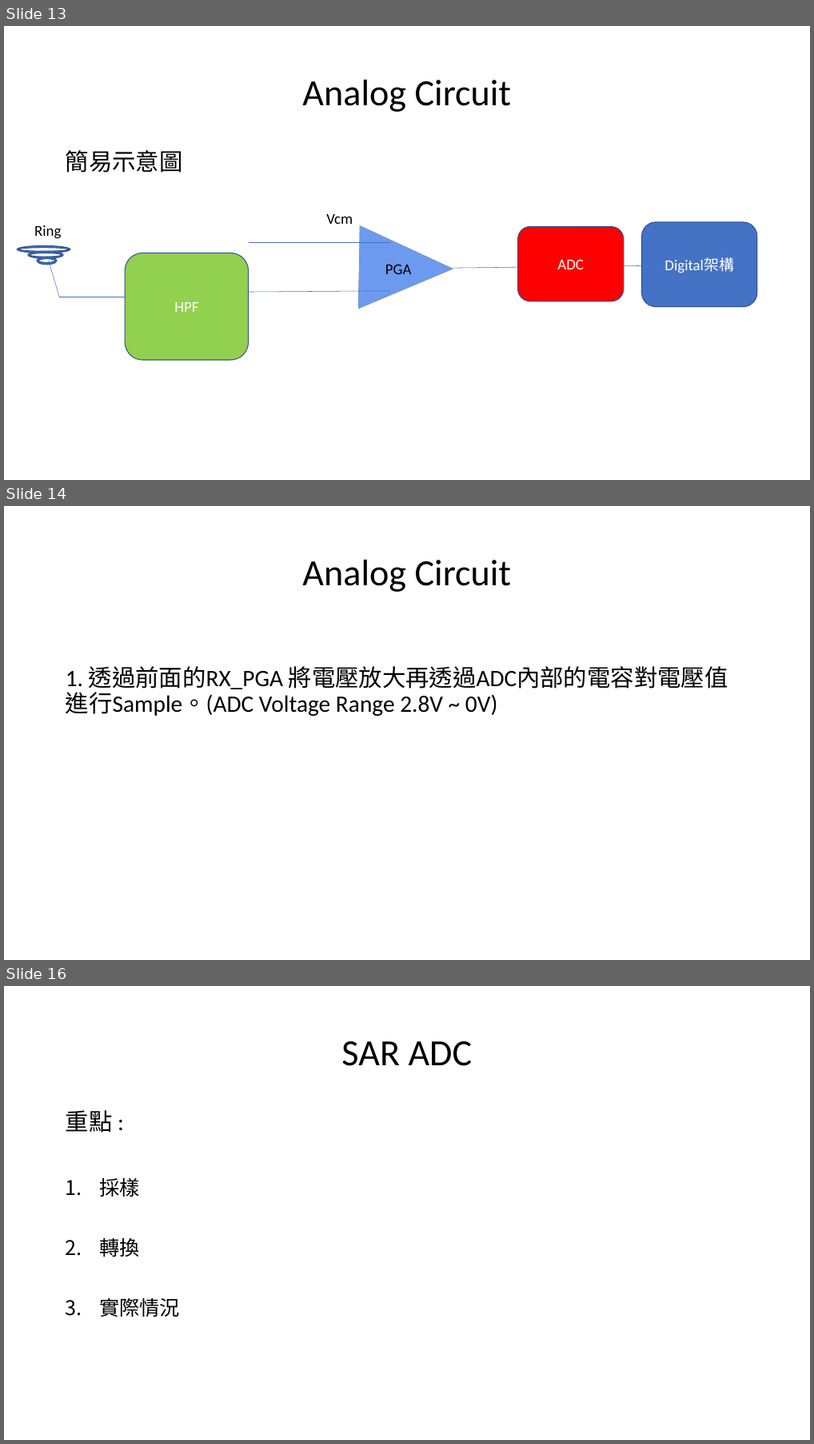
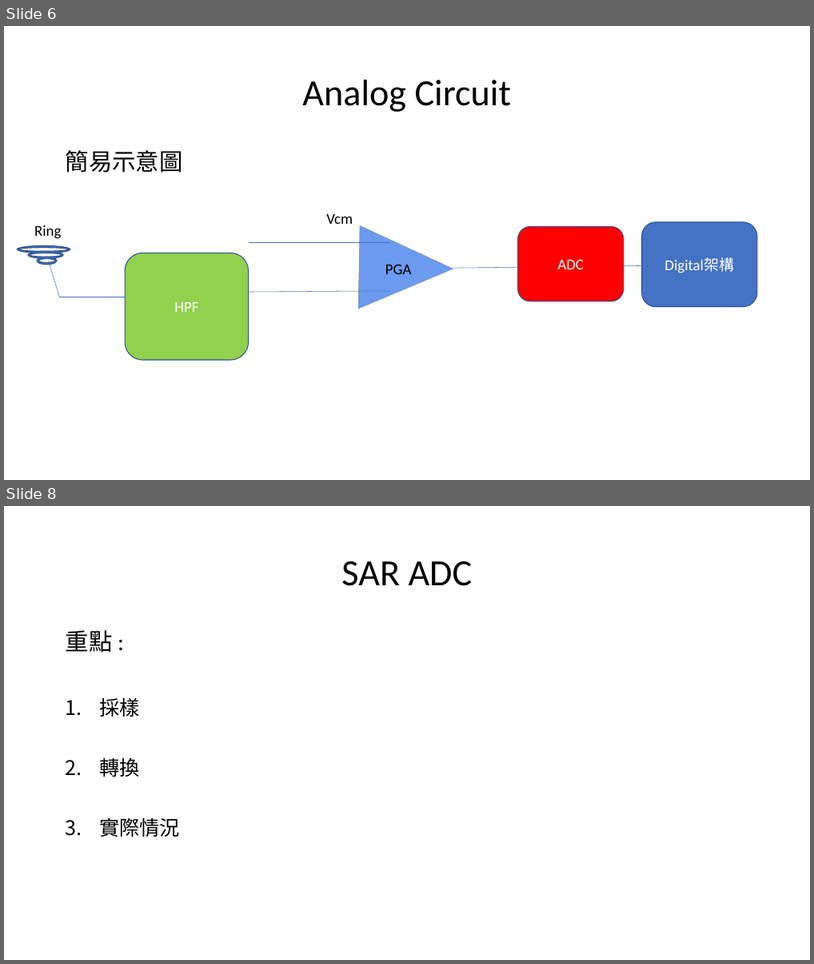
Before and after one commit to a0910281835/Summrary_PDF, a slide deck: Project_Summary_pdf/Project_Summary.pptx. Shown one above the other, each under a label of ours: slides 13, 14 and 16 before the commit, slides 6 and 8 after it; the slides between them are not shown. The pictures are 814x1444 and 814x964 pixels, drawn with LibreOffice and Linux fonts; fonts in the diff are those of the drawing. Boxes give left, top, right and bottom in pixels: in the first picture for what was removed or moved away, otherwise in the second. Text is boxed around its words. In the diff, an @@ line names an element or a change of style, - is before the commit and + after.

```diff
--- a/Project_Summary_pdf/Project_Summary.pptx
+++ b/Project_Summary_pdf/Project_Summary.pptx
@@ slide 14 removed at (4,506,810,960), background #FFFFFF @@
@@ title removed at (302,560,511,592) @@
-Analog Circuit
@@ text removed at (66,666,729,716) @@
-1. 透過前面的RX_PGA 將電壓放大再透過ADC內部的電容對電壓值進行Sample。(ADC Voltage Range 2.8V ~ 0V)
@@ what was slide 13 is now slide 6 @@
@@ what was slide 16 is now slide 8 @@
```
Also in this commit, not shown: 4 slides changed, 8 slides added.
